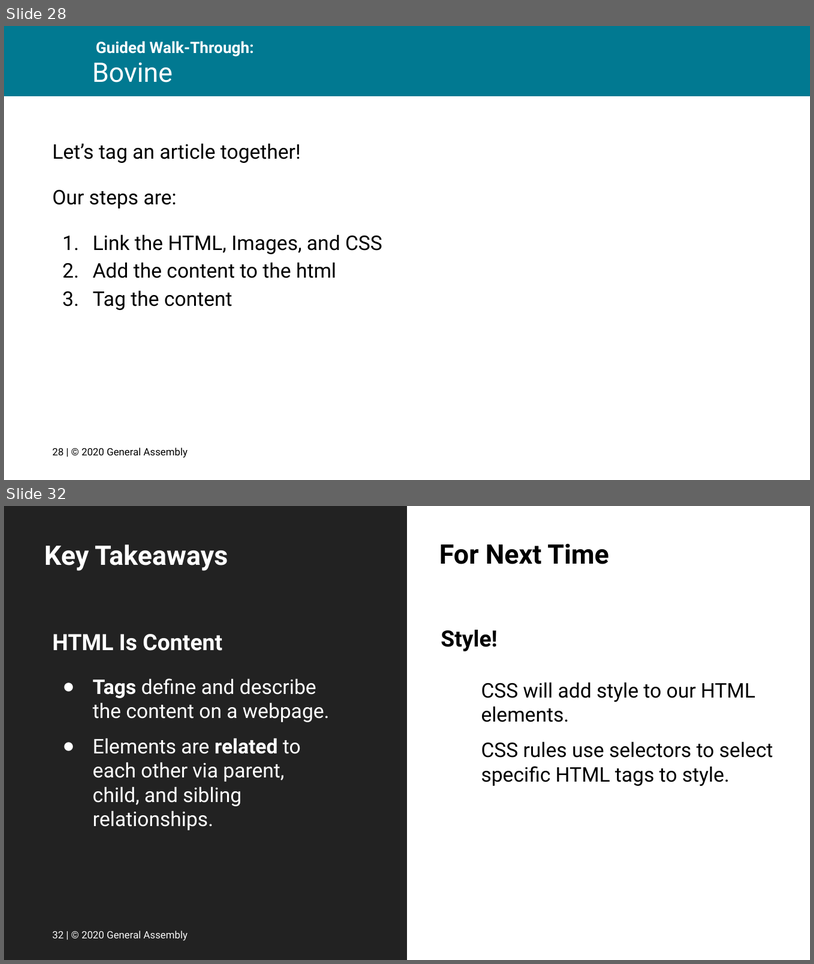
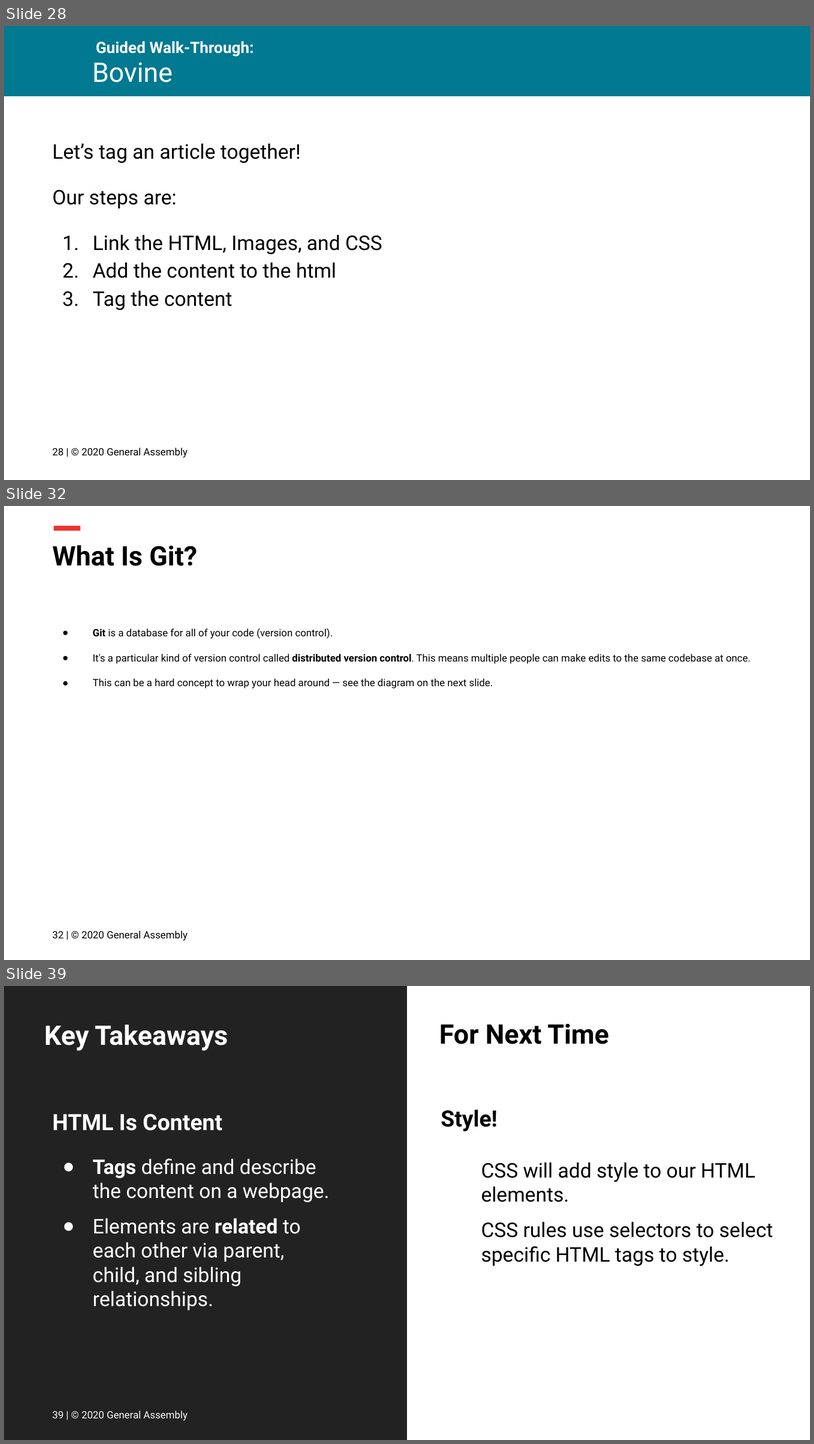
Before and after one commit to FEWD2022/Curriculum011822, a slide deck: Lesson Decks/01 Intro and HTML - FEWD 3.2.pptx. Shown one above the other, each under a label of ours: slides 28 and 32 before the commit, slides 28, 32 and 39 after it; the slides between them are not shown. The pictures are 814x964 and 814x1444 pixels, drawn with LibreOffice and Linux fonts; fonts in the diff are those of the drawing; background and template pictures are left out. Boxes give left, top, right and bottom in pixels: in the first picture for what was removed or moved away, otherwise in the second. Text is boxed around its words. In the diff, an @@ line names an element or a change of style, - is before the commit and + after.

```diff
--- a/Lesson Decks/01 Intro and HTML - FEWD 3.2.pptx
+++ b/Lesson Decks/01 Intro and HTML - FEWD 3.2.pptx
@@ slide 32 added at (x1=4, y1=506, x2=810, y2=960), background #FFFFFF @@
@@ rectangle added at (x1=54, y1=525, x2=81, y2=530), fill #ED332F @@
@@ title added at (x1=53, y1=545, x2=197, y2=566), 24 pt, text #000000, bold @@
+What Is Git?
@@ text added at (x1=93, y1=628, x2=751, y2=688), 9 pt, text #000000 @@
+● Git is a database for all of your code (version control).
+● It's a particular kind of version control called distributed version control. This means multiple people can make edits to the same codebase at once.
+● This can be a hard concept to wrap your head around — see the diagram on the next slide.
@@ text added at (x1=53, y1=930, x2=188, y2=940), 9 pt, text #000000 @@
+32 | © 2020 General Assembly
@@ what was slide 32 is now slide 39 @@
@@ text at (x1=44, y1=1397, x2=297, y2=1432): text changed @@
-32 | © 2020 General Assembly
+39 | © 2020 General Assembly
@@ text at (x1=53, y1=1410, x2=188, y2=1420): text changed @@
-32 | © 2020 General Assembly
+39 | © 2020 General Assembly
```
Also in this commit, not shown: 7 slides changed, 7 other slides added, 1 slide removed, 1 other file.
